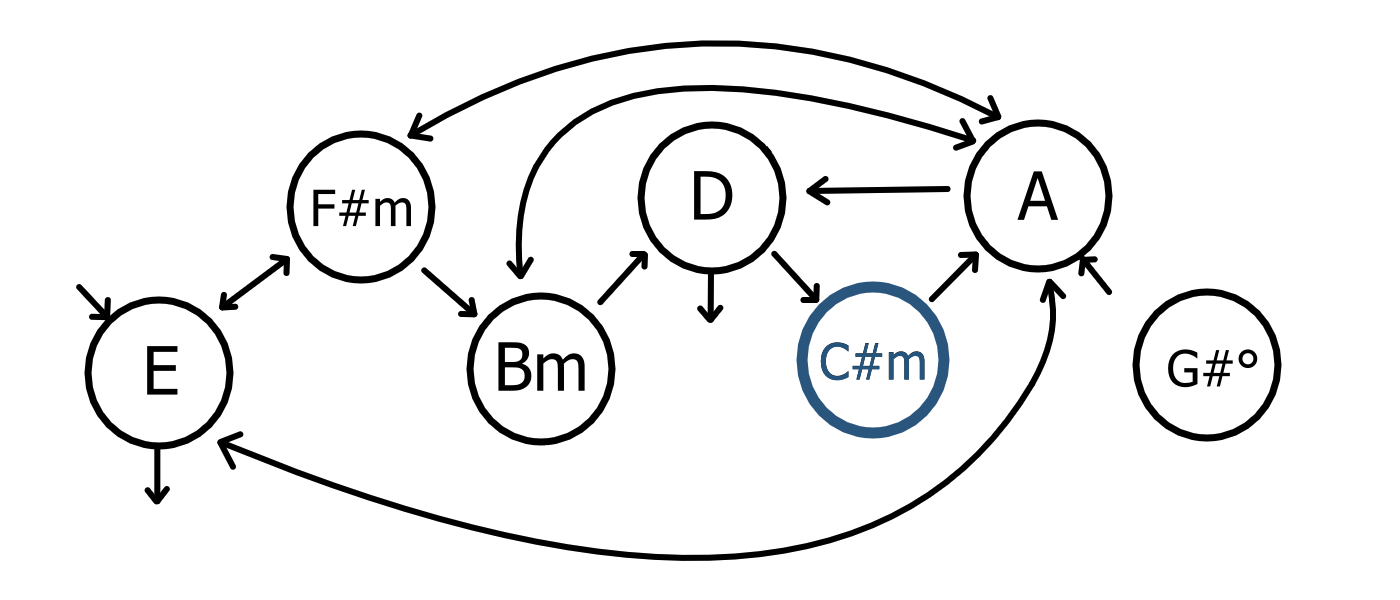
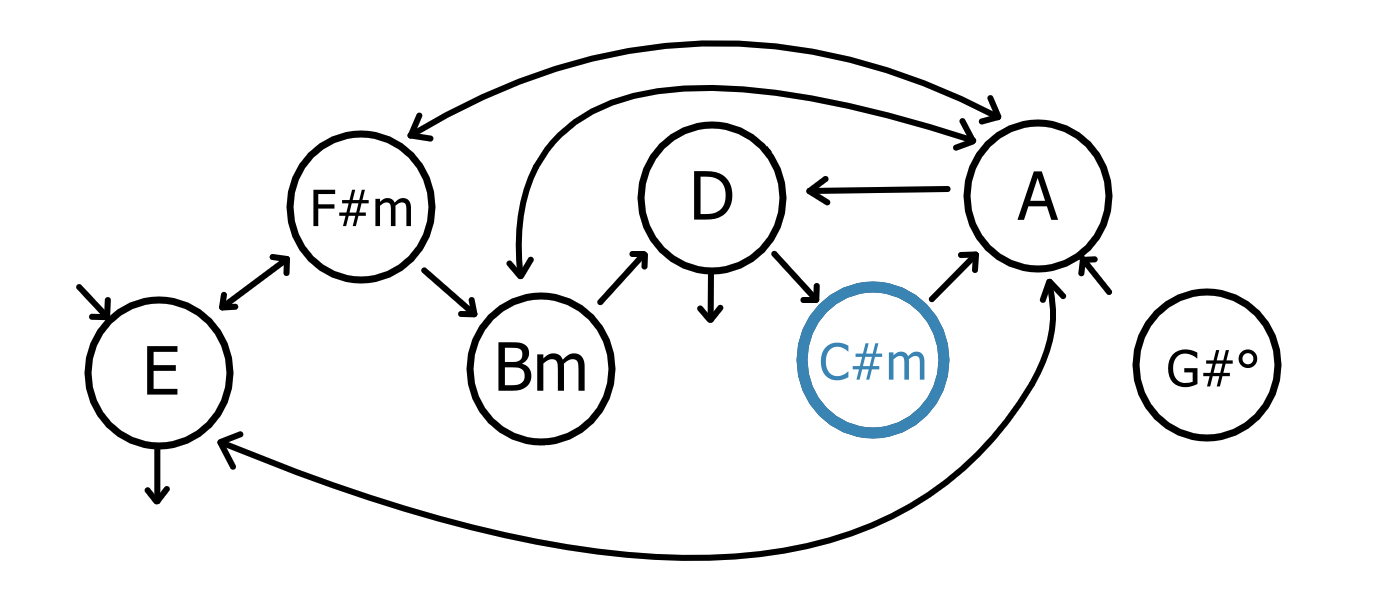
The second 1400x600 image is a revision of the first. Changes to its layers:
painted on "Ring" (2nd of 7, in "6" › "Unselected") over [896, 285, 933, 312]
painted on "Paint Layer 2" (3rd of 7, in "5" › "Selected") over [796, 281, 950, 439]
hid group "Unselected" (3rd of 7, in "5") (2 layers) over [796, 281, 950, 439]
painted on "Ring" (3rd of 7, in "5" › "Unselected") over [796, 281, 950, 439]
painted on "Ring" (4th of 7, in "4" › "Unselected") over [796, 294, 832, 376]
painted on "Paint Layer 3" over [796, 281, 950, 439]
